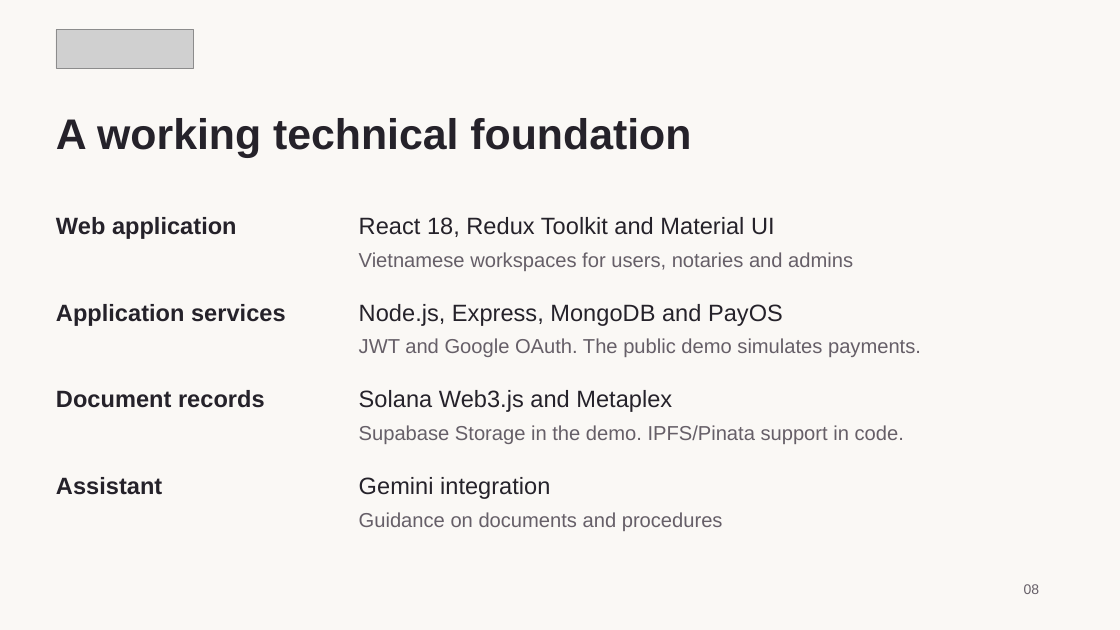
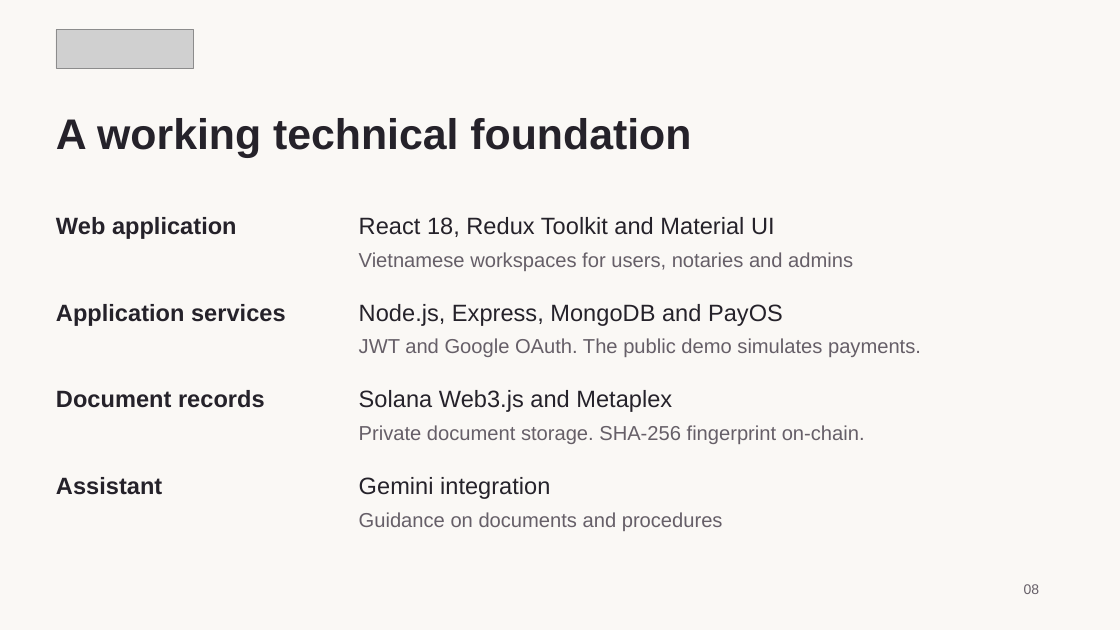
Before and after one commit to sloweyyy/Trustify-Frontend, a slide deck: slide 8 of public/pitch/trustify-pitch.pptx. Drawn at 1120x630 pixels with LibreOffice and Linux fonts; fonts in the diff are those of the drawing; grey boxes stand for pictures. Boxes give left, top, right and bottom in pixels: in the first picture for what was removed or moved away, otherwise in the second. Text is boxed around its words. In the diff, an @@ line names an element or a change of style, - is before the commit and + after.

Commit message:
docs: align pitch with private document fingerprint model

```diff
--- a/public/pitch/trustify-pitch.pptx
+++ b/public/pitch/trustify-pitch.pptx
@@ text at (x1=359, y1=425, x2=865, y2=444): text changed @@
-Supabase Storage in the demo. IPFS/Pinata support in code.
+Private document storage. SHA-256 fingerprint on-chain.
```
Also in this commit, not shown: 1 other slide changed, 7 other files.
